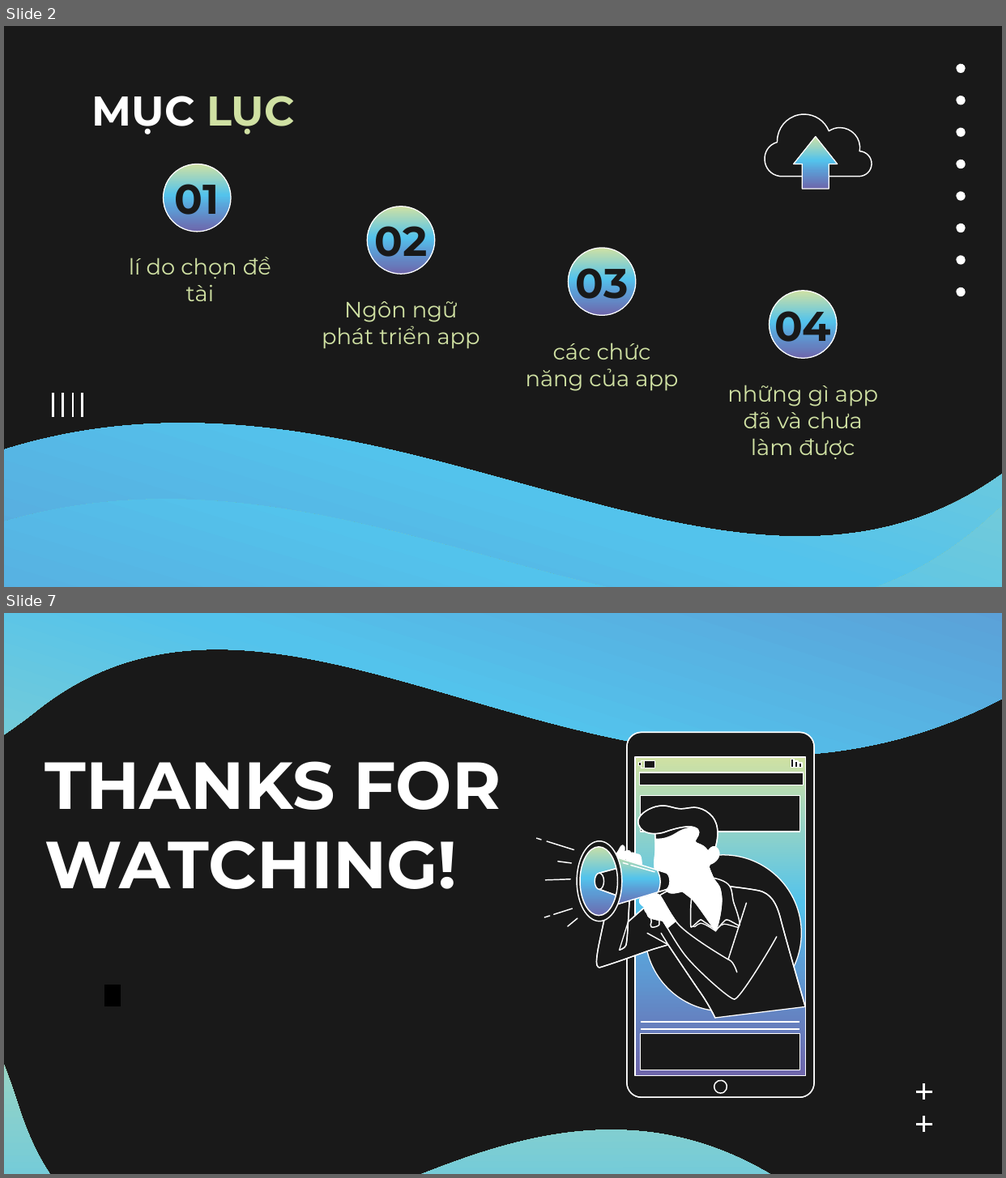
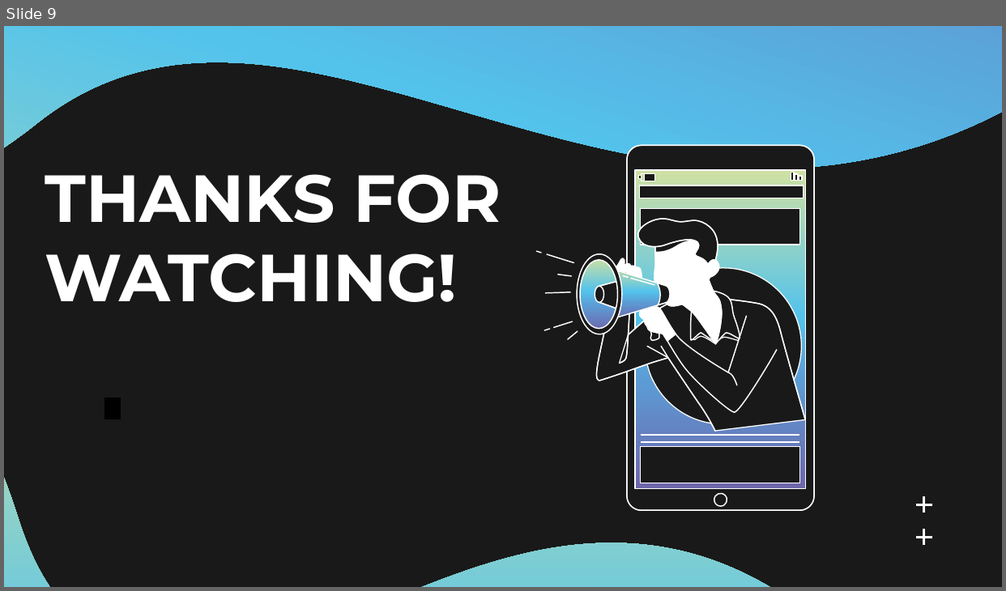
Before and after one commit to GD-Class-2/SaveMoneyTime, a slide deck: Báo cáo và Slide/slide-app-android-save-money.pptx. Shown one above the other, each under a label of ours: slides 2 and 7 before the commit, slide 9 after it; the slides between them are not shown. The pictures are 1006x1178 and 1006x591 pixels, drawn with LibreOffice and Linux fonts; fonts in the diff are those of the drawing. Boxes give left, top, right and bottom in pixels: in the first picture for what was removed or moved away, otherwise in the second. Text is boxed around its words. In the diff, an @@ line names an element or a change of style, - is before the commit and + after.

```diff
--- a/Báo cáo và Slide/slide-app-android-save-money.pptx
+++ b/Báo cáo và Slide/slide-app-android-save-money.pptx
@@ slide 2 removed at box(4, 26, 1002, 587), background #191919 @@
@@ freeform shape removed at box(4, 26, 1002, 587) @@
@@ freeform shape removed at box(4, 37, 1002, 587) @@
@@ title removed at box(92, 96, 295, 135) @@
-MỤC LỤC
@@ freeform shape removed at box(760, 113, 872, 176) @@
@@ freeform shape removed at box(794, 137, 837, 189) @@
@@ ellipse removed at box(164, 164, 232, 232) @@
@@ title removed at box(175, 174, 219, 224) @@
-01
@@ ellipse removed at box(367, 207, 435, 275) @@
@@ title removed at box(374, 216, 427, 267) @@
-02
@@ subtitle removed at box(129, 257, 271, 301) @@
-lí do chọn đề tài
@@ ellipse removed at box(568, 248, 636, 315) @@
@@ title removed at box(576, 258, 629, 308) @@
-03
@@ ellipse removed at box(769, 290, 837, 358) @@
@@ group removed at box(956, 62, 965, 297): 8 freeform shapes @@
@@ subtitle removed at box(322, 301, 480, 349) @@
-Ngôn ngữ phát triển app
@@ title removed at box(774, 301, 831, 351) @@
-04
@@ subtitle removed at box(526, 343, 678, 391) @@
-các chức năng của app
@@ subtitle removed at box(727, 385, 878, 459) @@
-những gì app đã và chưa làm được
@@ group removed at box(53, 393, 82, 417): 4 lines @@
@@ what was slide 7 is now slide 9 @@
```
Also in this commit, not shown: 2 slides changed, 6 slides added, 3 other slides removed, 1 other file.
